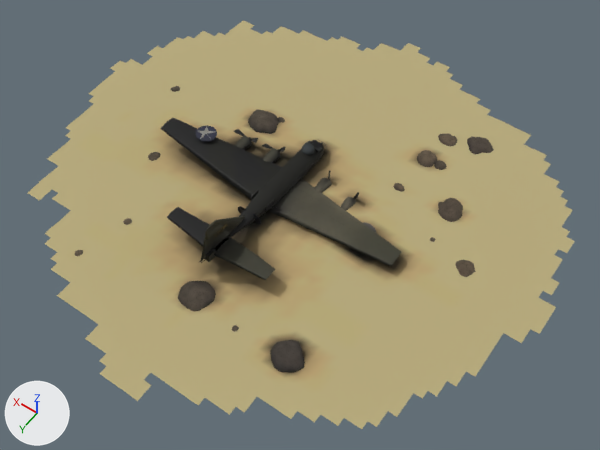
An edit to the glTF model models/item/L1/model.glb, drawn before and after from the same camera.
The view is the same before and after, from a 50 mm camera at (-37.4, 58.1, 72.8) aimed at (-3.8, 11.1, -1.0). Lighting does not change. The marker at lower left points along +X, +Y and +Z. The older version comes first. Where no turn or scale is listed for an object, it has been applied to the vertices. Vertices at exactly the same position are counted once.

Before the edit, the objects in view are built like this:
```python
me_main_0 = bpy.data.meshes.new('main_0')
me_main_0.from_pydata(...)  # 6460 vertices, 11798 faces; spans x -15.8..15.8, y -11.3..11.3, z -3.8..3.8
me_main_0.materials.append(mat_steel)
me_sediment_3 = bpy.data.meshes.new('sediment_3')
me_sediment_3.from_pydata(...)  # 2772 vertices, 5278 faces; spans x -31.5..31.5, y -30.0..30.0, z -0.8..0.8
me_sediment_3.materials.append(mat_sediment)
me_stones_2 = bpy.data.meshes.new('stones_2')
me_stones_2.from_pydata(...)  # 2916 vertices, 5760 faces; spans x -32767.0..32767.0, y -32767.0..32767.0, z -32767.0..32767.0
me_stones_2.materials.append(mat_rock)
ob_main_0 = bpy.data.objects.new('main_0', me_main_0)
ob_main_0.location = (-0.17, 12.3, 3.39)
ob_sediment_3 = bpy.data.objects.new('sediment_3', me_sediment_3)
ob_sediment_3.location = (-0.5, 8.0, 0.53)
ob_stones_2 = bpy.data.objects.new('stones_2', me_stones_2)
ob_stones_2.parent = ob_stones
ob_stones_2.location = (-0.768, 8.52, -0.114)
ob_stones_2.scale = (0.000692, 0.000634, 0.0000559)
```
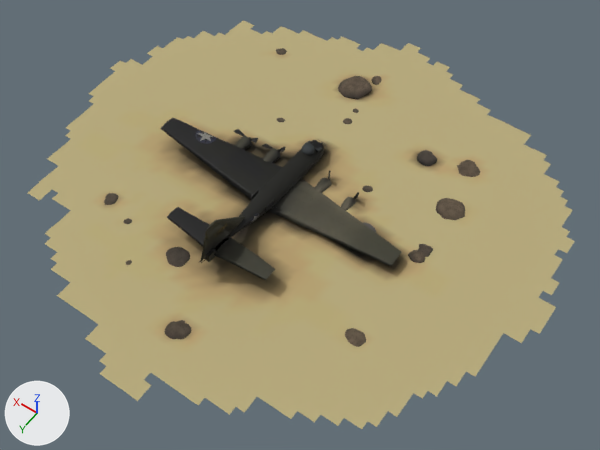
Where the newer file only moved an object's origin or applied its transform, the numbers keep the older frame.

Diff of the bpy script that builds the scene:
```diff
--- a/models/item/L1/model.glb.py
+++ b/models/item/L1/model.glb.py
@@ me_main_0 @@
 # used by ob_main_0; location = (-0.17, 12.3, 3.39)
-me_main_0.from_pydata(...)  # 6460 vertices, 11798 faces; spans x -15.8..15.8, y -11.3..11.3, z -3.8..3.8
+me_main_0.from_pydata(...)  # 7859 vertices, 13000 faces; spans x -15.8..15.8, y -11.3..11.3, z -3.8..3.8
+# me_main_0 part 1: the loose piece of 50 vertices spanning x 9.7..12.2, y -4.3..-1.8, z -0.1..0.1 is deleted
+# me_main_0 part 2: the loose piece of 11 vertices spanning x 9.9..12.1, y -4.0..-1.8, z 0.0..0.1 is deleted
+# me_main_0 part 3: 78 vertices moved within x -0.2..0.0, y 6.9..8.8, z 1.5..1.8; 149 vertices removed from x -1.6..1.6, y 3.1..8.7, z -1.8..1.8; 1398 vertices added at x -0.9..0.9, y 2.4..8.8, z -1.6..1.8
+# me_main_0 part 4: 4 vertices moved within x 3.3..7.3, y -6.7..-6.1, z -2.0..-1.4; 8 vertices removed from x 3.3..7.5, y -6.8..-6.0, z -2.0..-1.3; 212 vertices added at x 3.3..12.3, y -6.8..-1.8, z -2.0..-0.3
+# other edits to the shape of me_main_0 do not show in these pictures
 me_main_0.materials.append(mat_steel)
@@ me_stones_2 @@
 me_stones_2.from_pydata(...)  # 2916 vertices, 5760 faces; spans x -32767.0..32767.0, y -32767.0..32767.0, z -32767.0..32767.0
 # used by ob_stones_2; parent = ob_stones; location = (-0.768, 8.52, -0.114); scale = (0.000692, 0.000634, 0.0000559)
+# me_stones_2 part 5: 1458 of 2916 vertices moved; they spanned x -32767.0..-12921.0, y -32767.0..-1061.0, z -28706.0..19481.0 and now span x -32060.0..31250.0, y -32767.0..32767.0, z -32767.0..32767.0; mean shift (16643.0, 1925.0, 7435.0); largest move (-31885.0, -4191.0, 2955.0) -> (31074.0, -28281.0, 6433.0)
+# me_stones_2 part 6: 972 of 2916 vertices moved; they spanned x 9797.0..32767.0, y -13938.0..32767.0, z -23250.0..32767.0 and now span x -32767.0..32767.0, y -15085.0..26878.0, z -14296.0..23194.0; mean shift (-14910.0, 4683.0, 6016.0); largest move (17957.0, 22760.0, 5856.0) -> (-31737.0, -13383.0, 16724.0)
+# me_stones_2 part 7: 486 of 2916 vertices moved; they spanned x -20567.0..2665.0, y 23869.0..30392.0, z -32767.0..24617.0 and now span x -20188.0..12509.0, y -21040.0..23342.0, z -10710.0..31523.0; mean shift (1955.0, -29371.0, 15009.0); largest move (-499.0, 27006.0, -31703.0) -> (-12527.0, -7089.0, 15059.0)
+# me_stones_2 part 8: 1561 kept faces spanning x -32767.0..32767.0, y -32662.0..32722.0, z -2764.0..32767.0 get new vertex colours
 me_stones_2.materials.append(mat_rock)
@@ me_sediment_3 @@
 me_sediment_3.from_pydata(...)  # 2772 vertices, 5278 faces; spans x -31.5..31.5, y -30.0..30.0, z -0.8..0.8
 # used by ob_sediment_3; location = (-0.5, 8.0, 0.53)
+# me_sediment_3 part 9: 1976 faces centred in x -23.2..23.2, y -22.7..23.7, z -0.6..0.8 are repainted in the vertex colours, in many colours
 me_sediment_3.materials.append(mat_sediment)
@@ ob_stones_2 @@
 ob_stones_2.parent = ob_stones
-ob_stones_2.location = (-0.768, 8.52, -0.114)
-ob_stones_2.scale = (0.000692, 0.000634, 0.0000559)
+ob_stones_2.location = (-1.24, 8.525, -0.529)
+ob_stones_2.scale = (0.000533, 0.000688, 0.0000548)
```

What differs and where, as boxes (x1, y1, x2, y2) in the pictures (600 x 450 px; the box of a moved part takes in the faces that stretch with it):
'stones_2', reshaped, moved, rescaled (10% narrower)
    before: (75, 86, 494, 373)
    after: (104, 48, 480, 347)
part 1 of me_main_0, deleted
    before: (195, 125, 217, 141)
part 2 of me_main_0, deleted
    before: (198, 126, 216, 139)
part 3 of me_main_0, cut back
    before: (220, 206, 261, 231)
    after: (215, 208, 260, 235)
part 4 of me_main_0, cut back
    after: (195, 130, 216, 144)
part 5 of me_stones_2, moved or reshaped
    before: (396, 134, 490, 276)
    after: (165, 48, 475, 339)
part 6 of me_stones_2, moved or reshaped
    before: (75, 86, 285, 256)
    after: (104, 118, 465, 347)
part 7 of me_stones_2, moved or reshaped
    before: (178, 281, 305, 373)
    after: (166, 150, 437, 267)
part 8 of me_stones_2, recoloured
    before: (75, 86, 494, 370)
    after: (104, 49, 480, 347)
part 9 of me_sediment_3, edited (looks the same)
    both: (64, 49, 497, 395)
